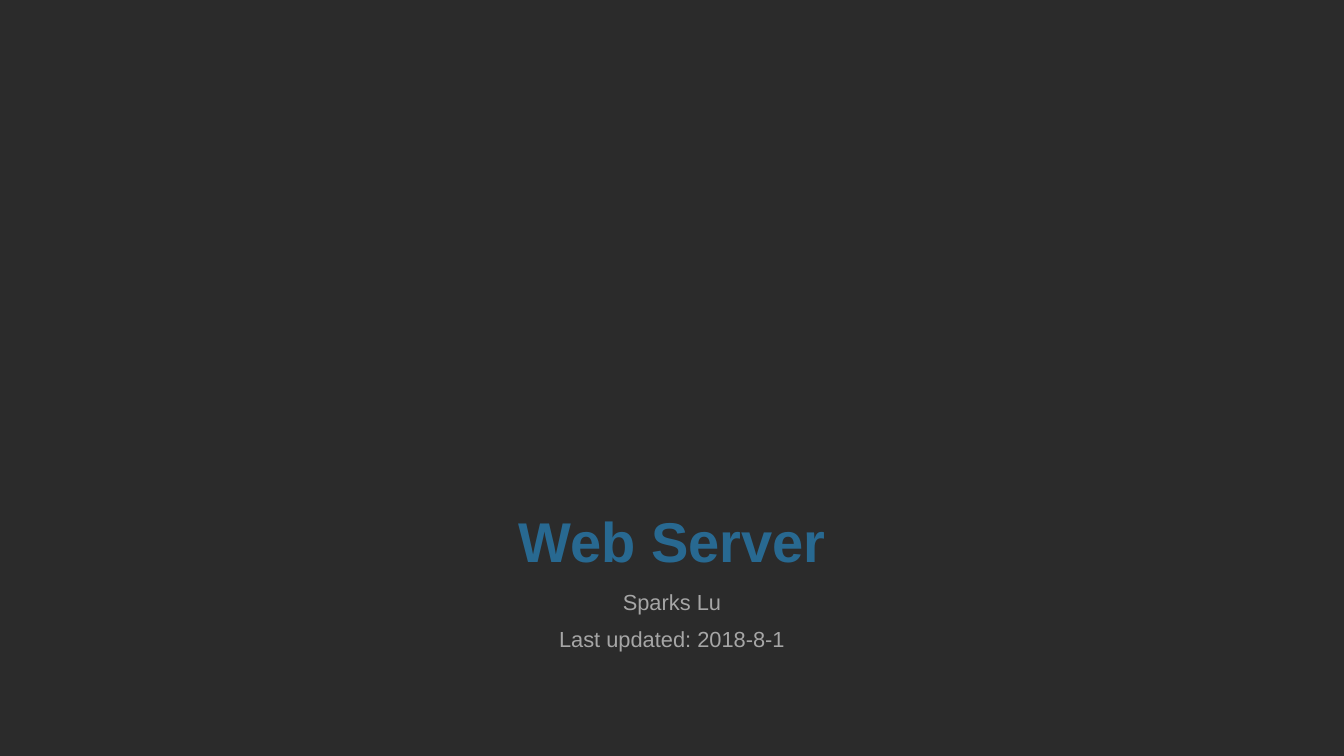
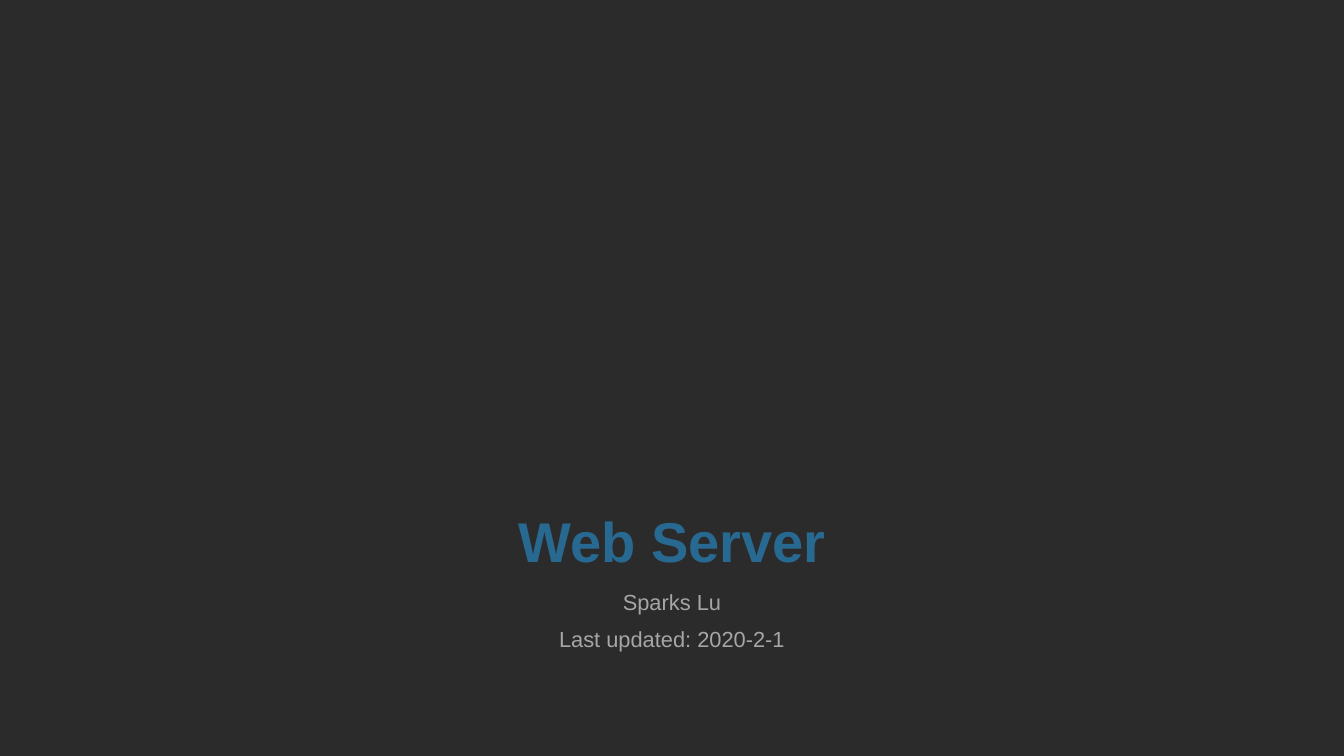
Before and after one commit to Sparks-Lu/TechNotes, a slide deck: slide 1 of Web/Server-Notes.pptx. Drawn at 1344x756 pixels with LibreOffice and Linux fonts; fonts in the diff are those of the drawing; background and template pictures are left out; a plain dark background stands for a picture behind light text. Boxes give left, top, right and bottom in pixels: in the first picture for what was removed or moved away, otherwise in the second. Text is boxed around its words. In the diff, an @@ line names an element or a change of style, - is before the commit and + after.

```diff
--- a/Web/Server-Notes.pptx
+++ b/Web/Server-Notes.pptx
@@ subtitle at [559,631,784,652]: text changed @@
-Last updated: 2018-8-1
+Last updated: 2020-2-1
```
Also in this commit, not shown: 1 other slide changed, 1 slide added, 3 other files.
